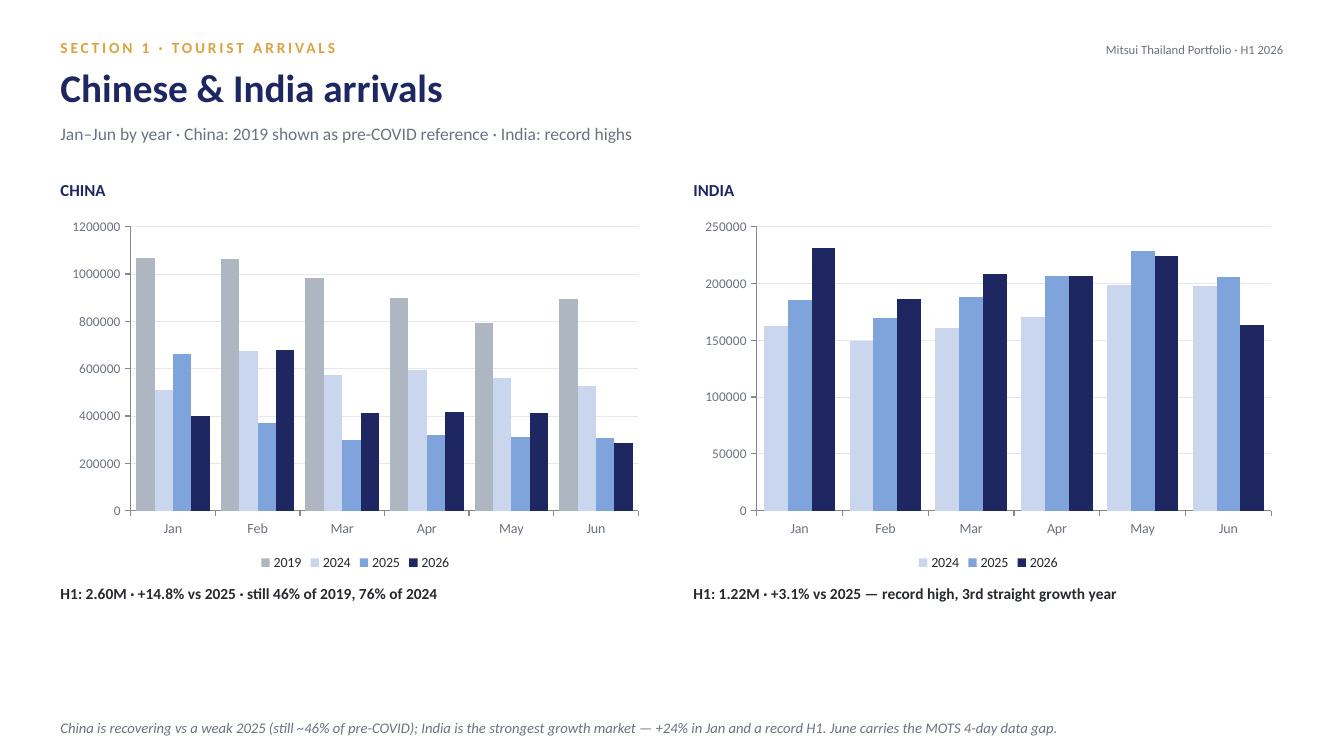
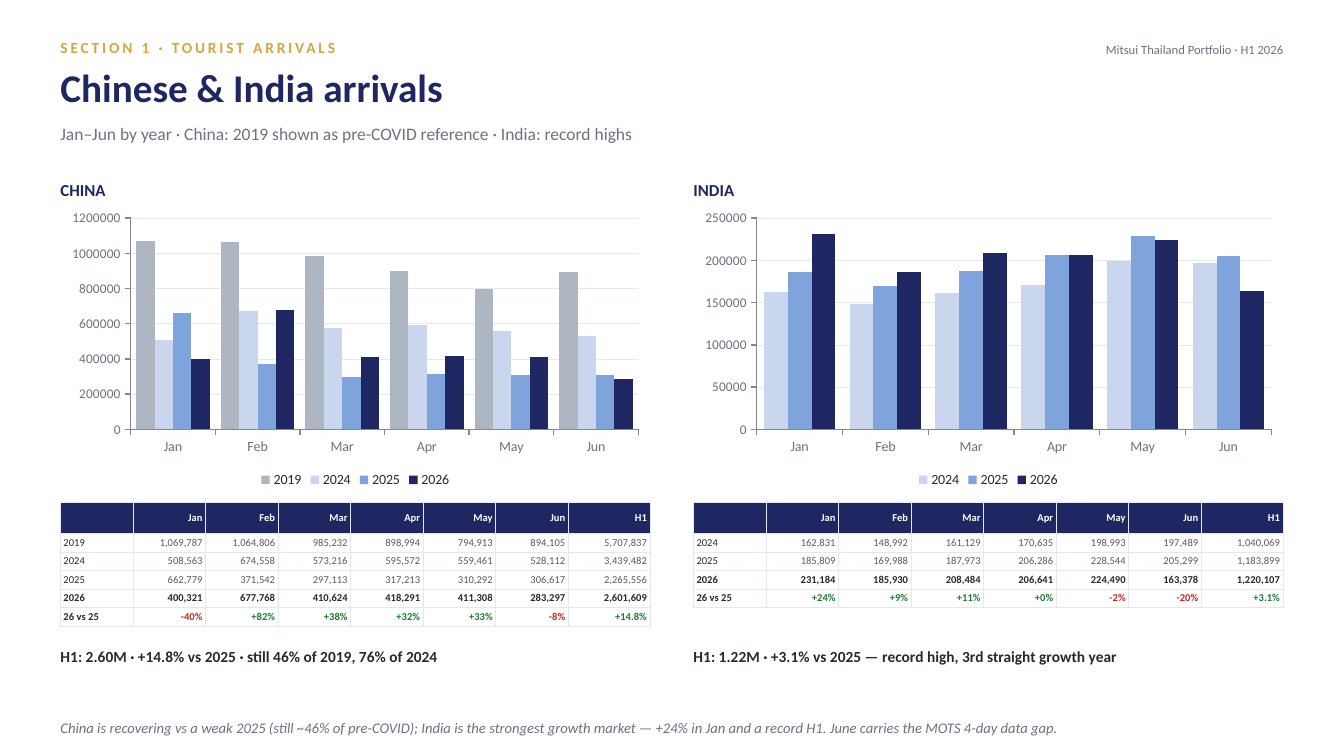
Before and after one commit to Chavin2543/mae-workspace, a slide deck: slide 5 of output/Portfolio_Performance_Report_H1-2026.pptx. Drawn at 1344x756 pixels with LibreOffice and Linux fonts; fonts in the diff are those of the drawing. Boxes give left, top, right and bottom in pixels: in the first picture for what was removed or moved away, otherwise in the second. Text is boxed around its words. In the diff, an @@ line names an element or a change of style, - is before the commit and + after.

```diff
--- a/output/Portfolio_Performance_Report_H1-2026.pptx
+++ b/output/Portfolio_Performance_Report_H1-2026.pptx
@@ column chart: place and size @@
-column chart at [60, 212, 650, 575]
+column chart at [60, 205, 650, 492]
@@ column chart: place and size @@
-column chart at [694, 212, 1284, 575]
+column chart at [694, 205, 1284, 492]
@@ table added at [60, 502, 650, 624], 6 rows, 8 columns @@
+ | Jan | Feb | Mar | Apr | May | Jun | H1
+2019 | 1,069,787 | 1,064,806 | 985,232 | 898,994 | 794,913 | 894,105 | 5,707,837
+2024 | 508,563 | 674,558 | 573,216 | 595,572 | 559,461 | 528,112 | 3,439,482
+2025 | 662,779 | 371,542 | 297,113 | 317,213 | 310,292 | 306,617 | 2,265,556
+2026 | 400,321 | 677,768 | 410,624 | 418,291 | 411,308 | 283,297 | 2,601,609
+26 vs 25 | -40% | +82% | +38% | +32% | +33% | -8% | +14.8%
@@ table added at [694, 502, 1284, 605], 5 rows, 8 columns @@
+ | Jan | Feb | Mar | Apr | May | Jun | H1
+2024 | 162,831 | 148,992 | 161,129 | 170,635 | 198,993 | 197,489 | 1,040,069
+2025 | 185,809 | 169,988 | 187,973 | 206,286 | 228,544 | 205,299 | 1,183,899
+2026 | 231,184 | 185,930 | 208,484 | 206,641 | 224,490 | 163,378 | 1,220,107
+26 vs 25 | +24% | +9% | +11% | +0% | -2% | -20% | +3.1%
@@ text "H1: 2.60M · +14.8% vs ...": place and size @@
-text "H1: 2.60M · +14.8% vs ..." at [60, 588, 437, 601]
+text "H1: 2.60M · +14.8% vs ..." at [60, 651, 437, 664]
@@ text "H1: 1.22M · +3.1% vs ...": place and size @@
-text "H1: 1.22M · +3.1% vs ..." at [693, 588, 1117, 602]
+text "H1: 1.22M · +3.1% vs ..." at [693, 651, 1117, 665]
```
Also in this commit, not shown: 1 other slide changed.
